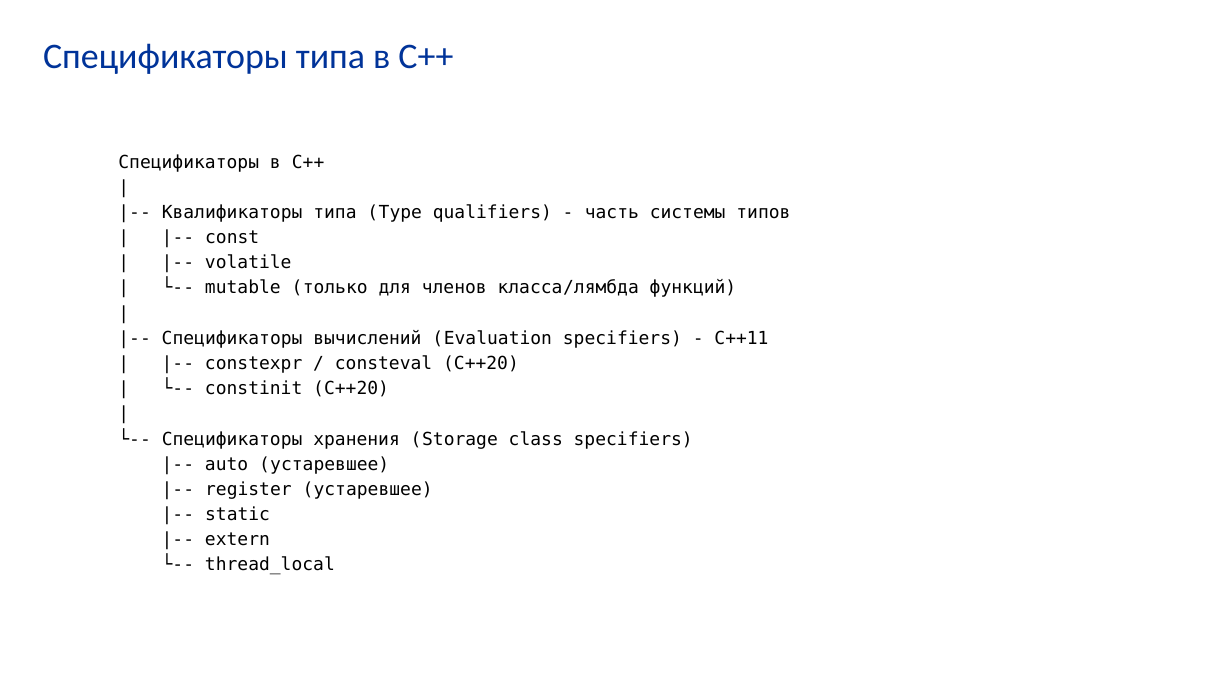
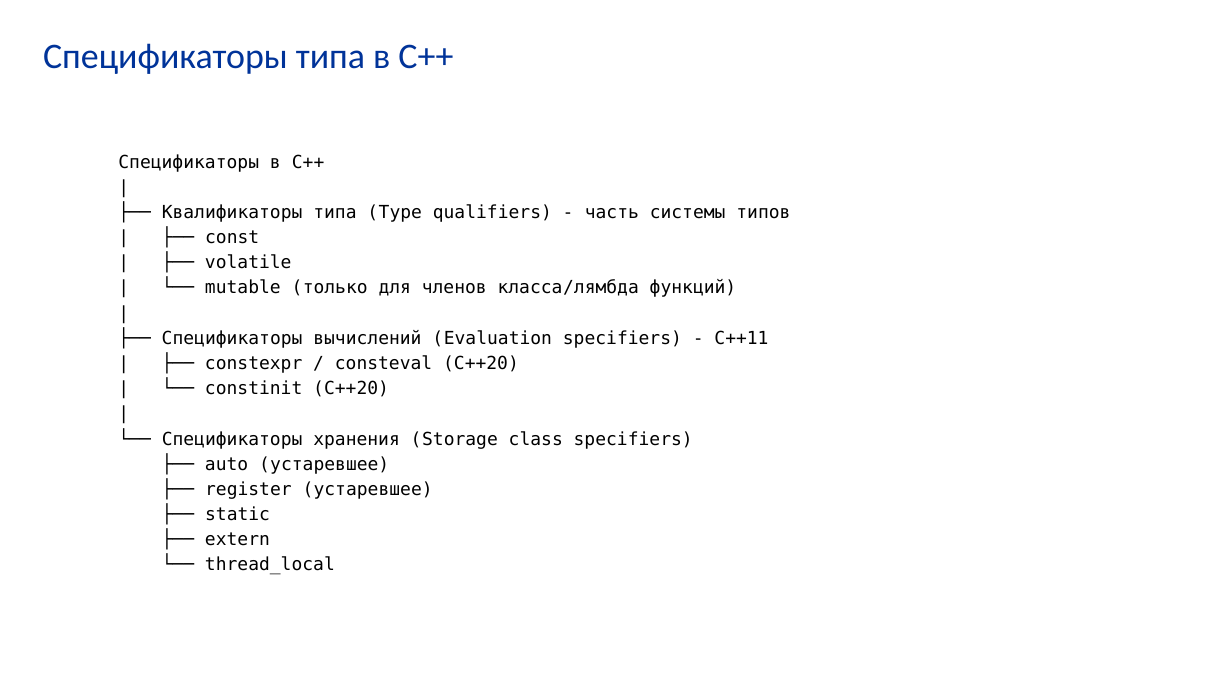
Before and after one commit to VladimirChabanov/alg_and_prog_2025, a slide deck: slide 7 of 01_lectures/lecture_06/presentation_cpp.pptx. Drawn at 1232x693 pixels with LibreOffice and Linux fonts; fonts in the diff are those of the drawing. Boxes give left, top, right and bottom in pixels: in the first picture for what was removed or moved away, otherwise in the second. Text is boxed around its words. In the diff, an @@ line names an element or a change of style, - is before the commit and + after.

```diff
--- a/01_lectures/lecture_06/presentation_cpp.pptx
+++ b/01_lectures/lecture_06/presentation_cpp.pptx
@@ text at (x1=162, y1=204, x2=790, y2=297): text changed @@
-|-- Квалификаторы типа (Type qualifiers) - часть системы типов
-| |-- const
-| |-- volatile
-| └-- mutable (только для членов класса/лямбда функций)
+├── Квалификаторы типа (Type qualifiers) - часть системы типов
+| ├── const
+| ├── volatile
+| └── mutable (только для членов класса/лямбда функций)
@@ text at (x1=162, y1=330, x2=768, y2=397): text changed @@
-|-- Спецификаторы вычислений (Evaluation specifiers) - C++11
-| |-- constexpr / consteval (C++20)
-| └-- constinit (C++20)
+├── Спецификаторы вычислений (Evaluation specifiers) - C++11
+| ├── constexpr / consteval (C++20)
+| └── constinit (C++20)
@@ text at (x1=162, y1=431, x2=693, y2=575): text changed @@
-└-- Спецификаторы хранения (Storage class specifiers)
-|-- auto (устаревшее)
-|-- register (устаревшее)
-|-- static
-|-- extern
-└-- thread_local
+└── Спецификаторы хранения (Storage class specifiers)
+├── auto (устаревшее)
+├── register (устаревшее)
+├── static
+├── extern
+└── thread_local
```
Also in this commit, not shown: 11 other slides changed, 1 slide added, 2 slides removed, 2 other files.
